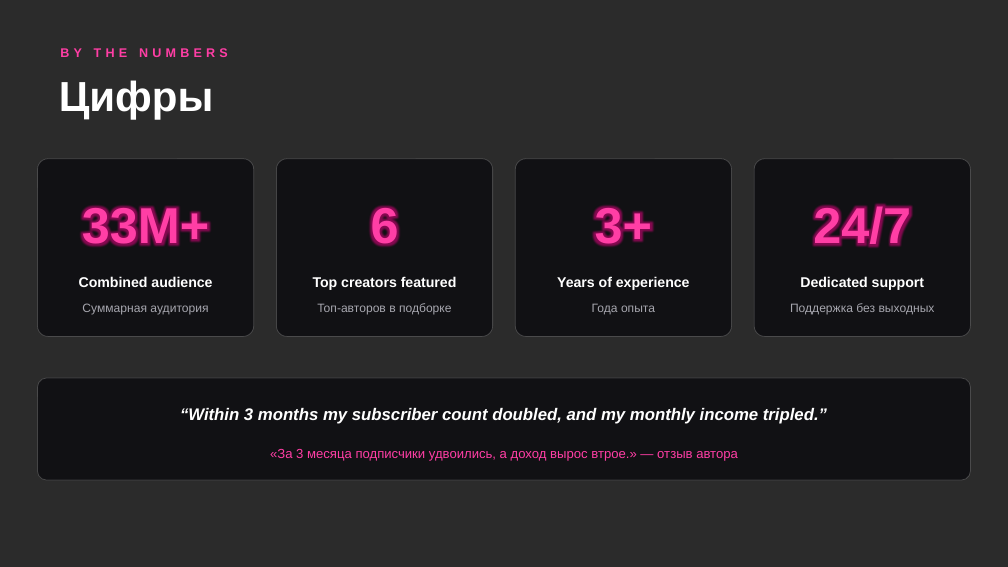
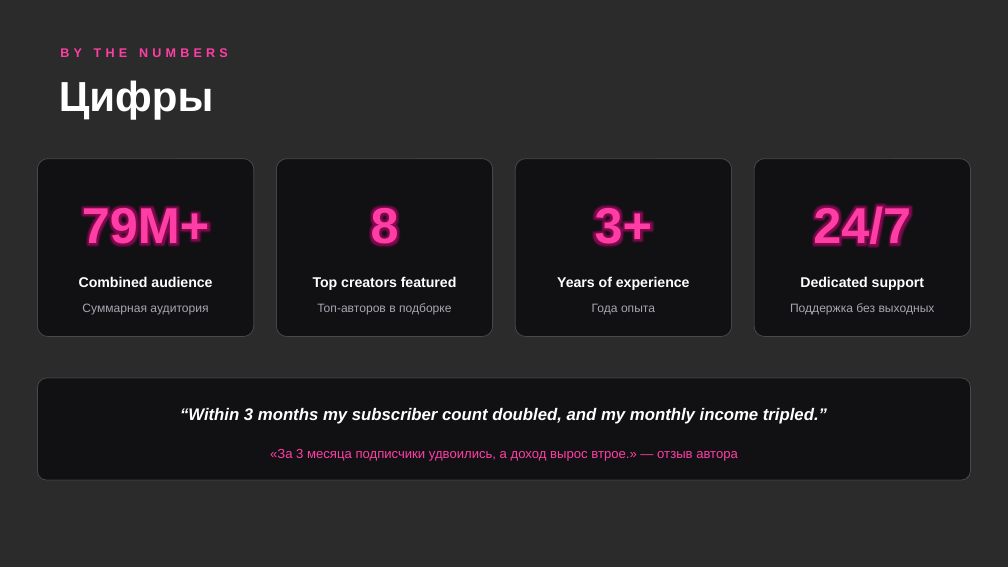
Before and after one commit to baxmand/dasdsjfoisdjfoisj.github.io, a slide deck: slide 5 of AS-Talent-Agency.pptx. Drawn at 1008x567 pixels with LibreOffice and Linux fonts; fonts in the diff are those of the drawing; background and template pictures are left out; a plain dark background stands for a picture behind light text. Boxes give left, top, right and bottom in pixels: in the first picture for what was removed or moved away, otherwise in the second. Text is boxed around its words. In the diff, an @@ line names an element or a change of style, - is before the commit and + after.

```diff
--- a/AS-Talent-Agency.pptx
+++ b/AS-Talent-Agency.pptx
@@ text at (82, 203, 209, 253): text changed @@
-33M+
+79M+
@@ text at (371, 203, 399, 253): text changed @@
-6
+8
```
Also in this commit, not shown: 1 other slide changed, 6 other files.
